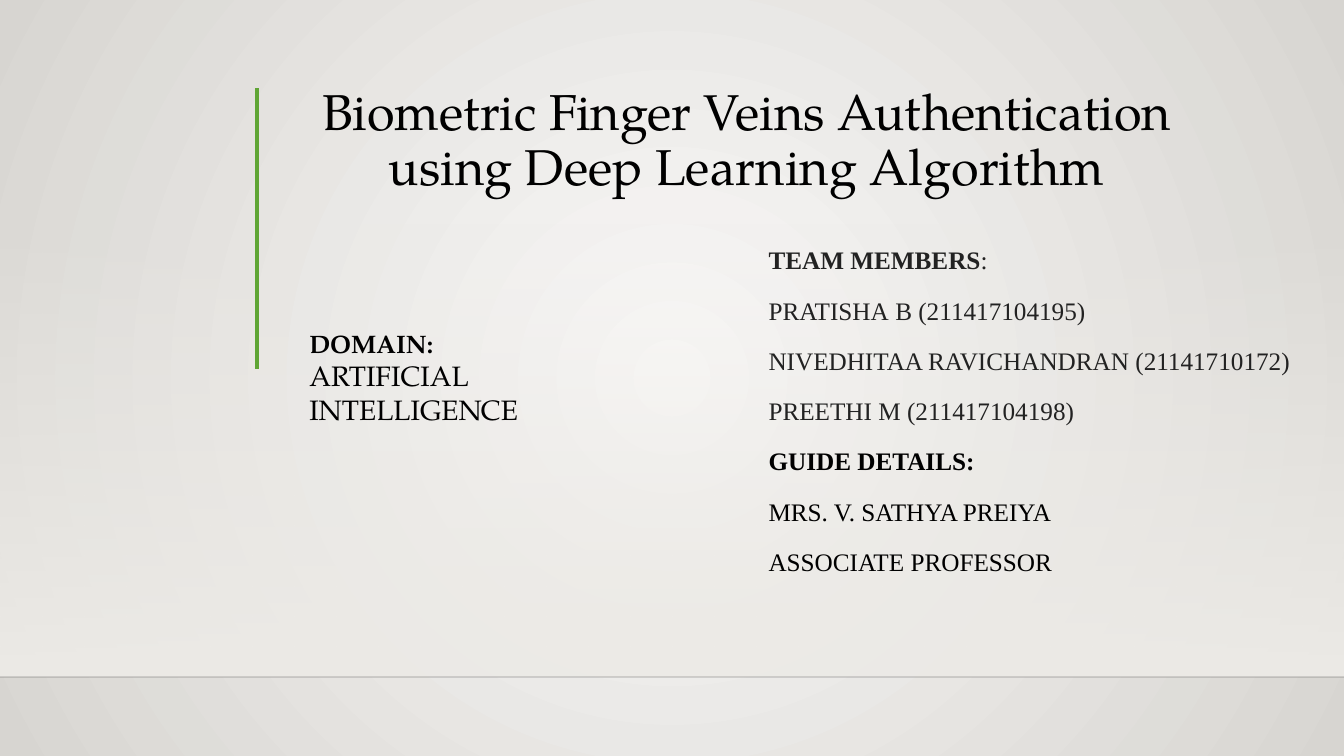
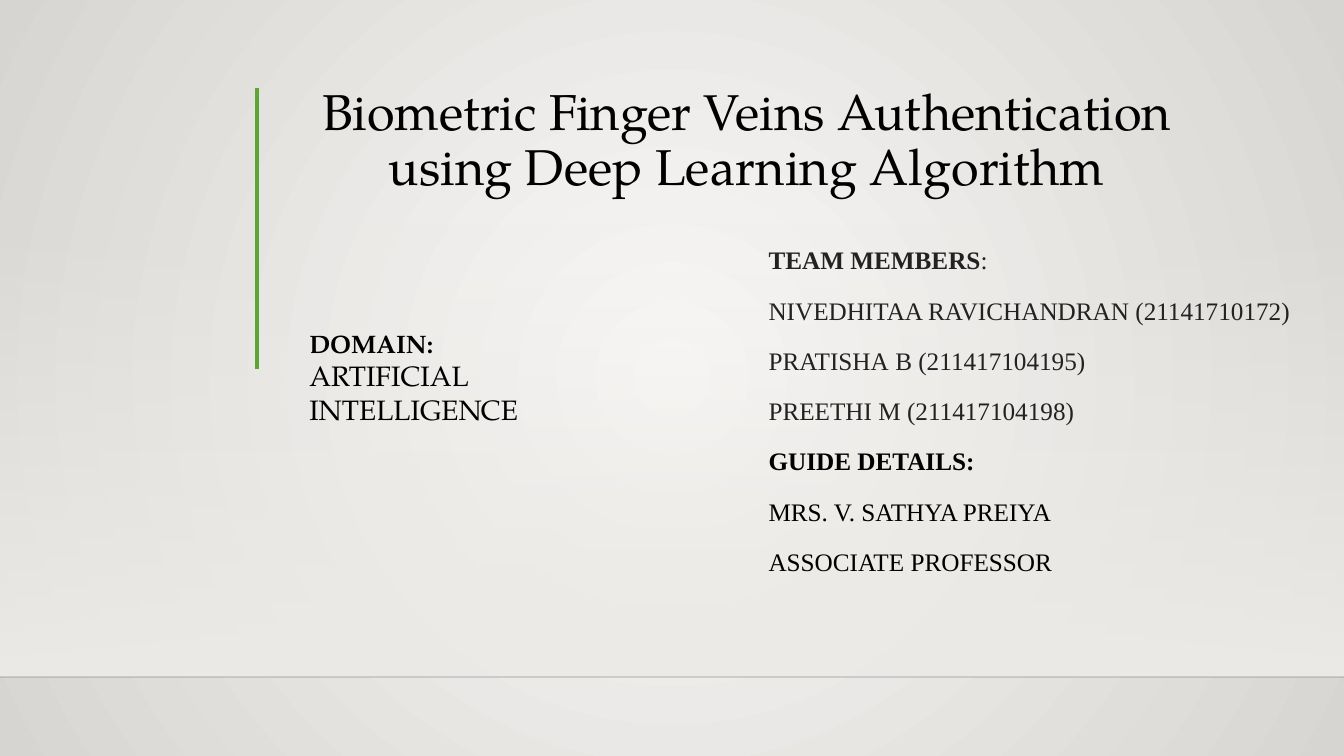
Before and after one commit to batch-B3/Biometric-Finger-Vein-Authentication-Using-Deep-Learning-Algorithm, a slide deck: slide 1 of Project Documents/Batch 3 PPT.pptx. Drawn at 1344x756 pixels with LibreOffice and Linux fonts; fonts in the diff are those of the drawing; background and template pictures are left out. Boxes give left, top, right and bottom in pixels: in the first picture for what was removed or moved away, otherwise in the second. Text is boxed around its words. In the diff, an @@ line names an element or a change of style, - is before the commit and + after.

```diff
--- a/Project Documents/Batch 3 PPT.pptx
+++ b/Project Documents/Batch 3 PPT.pptx
@@ subtitle at (769, 303, 1289, 325): paragraph added @@
+NIVEDHITAA RAVICHANDRAN (21141710172)
@@ subtitle at (769, 352, 1289, 375): paragraph removed @@
-NIVEDHITAA RAVICHANDRAN (21141710172)
```
Also in this commit, not shown: 10 other slides changed, 1 slide added, 1 slide removed.
